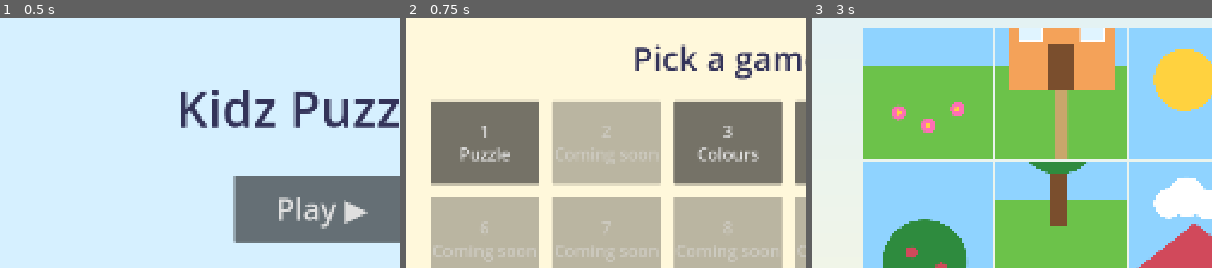
Above: before the commit, frames 1-3 (left to right).
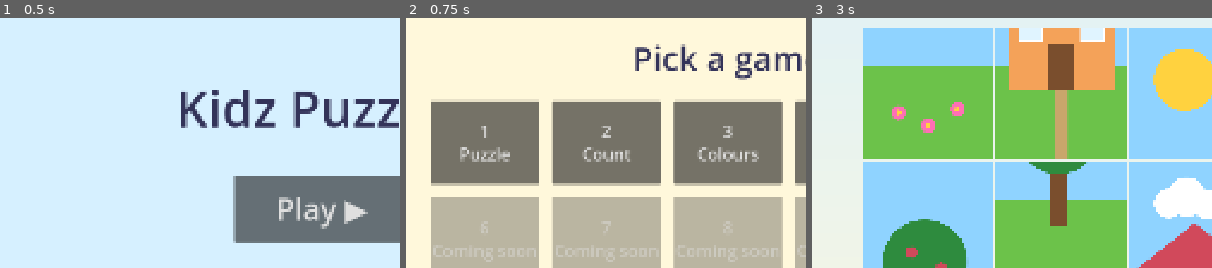
Above: after the commit, the same moments.

Repository: Joshua5689/kidzpuzzleapp
Game: Godot game, scene res://Scenes/UI/MainMenu.tscn
Two runs of this game, one before a commit and one after it. Both use one fixed random seed, a clock stepped at 60 frames per second and the inputs below.
Inputs:
- Up to frame 1 (0.5 s): no input
- Up to frame 2 (0.75 s): click "Play ▶" at 0.5 s
- Up to frame 3 (3 s): click "◀" at 1.25 s; click "Play ▶" at 2 s; click "1 Puzzle" at 2.75 s
The pictures show only the part of the screen within x 10-60%, y 22-72%; the shares and areas given below are measured in that part.

Frame 1 is identical in both runs. In frame 2, 8.9% of the frame differs, in the area x 36-64%, y 33-68%; in frame 3, nothing differs.

Commit message:
Add CountSelect mechanic and Level 2 counting
- CountSelect: rounds of N items, pick the matching number from random
  choices; tap items to count them; wrong answers grey out
- Correct answer stays highlighted green
- MechanicLevel: show_feedback() with green success / orange try-again colours

Co-Authored-By: Claude Opus 5.5 <noreply@anthropic.com>

Diff:
--- /dev/null
+++ b/Assets/Images/Counting/PlaceholderStar.svg
@@ -0,0 +1,4 @@
+<svg xmlns="http://www.w3.org/2000/svg" width="256" height="256" viewBox="0 0 256 256">
+  <polygon points="128,14 161,94 247,99 180,154 202,238 128,192 54,238 76,154 9,99 95,94"
+           fill="#ffd23f" stroke="#e8a317" stroke-width="10" stroke-linejoin="round"/>
+</svg>
--- /dev/null
+++ b/Scenes/Levels/Level02_CountNumbers.tscn
@@ -0,0 +1,10 @@
+[gd_scene format=3]
+
+[ext_resource type="PackedScene" path="res://Scenes/Mechanics/CountSelect/CountSelectLevel.tscn" id="1_base"]
+[ext_resource type="Texture2D" path="res://Assets/Images/Counting/PlaceholderStar.svg" id="2_item"]
+
+[node name="Level02_CountNumbers" instance=ExtResource("1_base")]
+level_number = 2
+prompt_text = "How many stars?"
+item_texture = ExtResource("2_item")
+rounds = Array[int]([3, 5, 2, 4])
--- /dev/null
+++ b/Scenes/Mechanics/CountSelect/CountSelectLevel.gd
@@ -0,0 +1,148 @@
+extends MechanicLevel
+## CountSelect mechanic: each round shows N copies of `item_texture` and the
+## child taps the matching number. Tapping an item numbers it (1, 2, 3...) so
+## they can count by touch. Wrong answers grey out, so every round is winnable.
+
+@export var item_texture: Texture2D
+## How many items to show in each round, in order.
+@export var rounds: Array[int] = [3, 5, 2]
+## Answer buttons per round, including the correct one.
+@export_range(2, 5) var answer_choices: int = 3
+## Wrong answers are picked from 1..max_number.
+@export_range(2, 20) var max_number: int = 10
+@export var item_size: float = 150.0
+@export var tap_items_to_count: bool = true
+## Shown after each correct round except the last; %d is the answer.
+@export var round_correct_text: String = "Yes, %d!"
+## Pause before the next round starts.
+@export var round_delay: float = 0.9
+@export var tap_sound: AudioStream
+
+@onready var items_container: Container = $Layout/ItemsContainer
+@onready var answers_container: Container = $Layout/AnswersContainer
+@onready var round_label: Label = $RoundLabel
+
+var _round := 0
+var _tap_count := 0
+
+
+func _ready() -> void:
+	super()
+	if item_texture == null:
+		push_warning("%s: no item_texture set" % name)
+	if rounds.is_empty():
+		push_warning("%s: no rounds set, level can't be finished" % name)
+		return
+	for count in rounds:
+		if count < 1 or count > max_number:
+			push_warning("%s: round count %d is outside 1..%d" % [name, count, max_number])
+	_start_round(0)
+
+
+func current_answer() -> int:
+	return rounds[_round]
+
+
+func _start_round(index: int) -> void:
+	_round = index
+	_tap_count = 0
+	clear_feedback()
+	round_label.text = "%d / %d" % [index + 1, rounds.size()]
+	_clear(items_container)
+	_clear(answers_container)
+
+	for n in current_answer():
+		var item := TextureButton.new()
+		item.name = "Item%02d" % (n + 1)
+		item.texture_normal = item_texture
+		item.ignore_texture_size = true
+		item.stretch_mode = TextureButton.STRETCH_KEEP_ASPECT_CENTERED
+		item.custom_minimum_size = Vector2(item_size, item_size)
+		item.pressed.connect(_on_item_tapped.bind(item))
+		items_container.add_child(item)
+		item.modulate.a = 0.0
+		create_tween().tween_property(item, "modulate:a", 1.0, 0.25).set_delay(n * 0.08)
+
+	for value in _make_choices(current_answer()):
+		var button := Button.new()
+		button.name = "Answer%d" % value
+		button.text = str(value)
+		button.custom_minimum_size = Vector2(180, 160)
+		button.add_theme_font_size_override("font_size", 80)
+		button.pressed.connect(_on_answer_pressed.bind(value, button))
+		answers_container.add_child(button)
+
+
+## The correct answer plus distinct random wrong ones, sorted ascending.
+func _make_choices(correct: int) -> Array[int]:
+	var pool: Array[int] = []
+	for n in range(1, max_number + 1):
+		if n != correct:
+			pool.append(n)
+	pool.shuffle()
+	var choices: Array[int] = [correct]
+	choices.append_array(pool.slice(0, answer_choices - 1))
+	choices.sort()
+	return choices
+
+
+func _on_item_tapped(item: TextureButton) -> void:
+	if not tap_items_to_count or is_finished or item.has_meta("counted"):
+		return
+	_tap_count += 1
+	item.set_meta("counted", true)
+	item.self_modulate = Color(1, 1, 1, 0.45)
+	var label := Label.new()
+	label.text = str(_tap_count)
+	label.set_anchors_and_offsets_preset(Control.PRESET_FULL_RECT)
+	label.horizontal_alignment = HORIZONTAL_ALIGNMENT_CENTER
+	label.vertical_alignment = VERTICAL_ALIGNMENT_CENTER
+	label.add_theme_font_size_override("font_size", 72)
+	label.add_theme_color_override("font_color", Color.WHITE)
+	label.add_theme_color_override("font_outline_color", Color(0.2, 0.2, 0.35))
+	label.add_theme_constant_override("outline_size", 14)
+	item.add_child(label)
+	bounce(item)
+	play_sound(tap_sound)
+
+
+func _on_answer_pressed(value: int, button: Button) -> void:
+	if is_finished:
+		return
+	if value != current_answer():
+		button.disabled = true
+		shake(button)
+		show_try_again()
+		return
+
+	for child in answers_container.get_children():
+		if child != button:
+			child.disabled = true
+	_mark_correct(button)
+	if _round == rounds.size() - 1:
+		finish_level()
+		return
+	show_feedback(round_correct_text % value if "%d" in round_correct_text else round_correct_text)
+	play_sound(correct_sound)
+	# A tween (not a timer) so the callback dies with the scene if Back is pressed.
+	var tween := create_tween()
+	tween.tween_interval(round_delay)
+	tween.tween_callback(_start_round.bind(_round + 1))
+
+
+## Keeps the right answer lit up in green so the child sees what they got.
+func _mark_correct(button: Button) -> void:
+	var style := StyleBoxFlat.new()
+	style.bg_color = SUCCESS_COLOR
+	style.set_corner_radius_all(12)
+	for state in ["normal", "hover", "pressed", "disabled"]:
+		button.add_theme_stylebox_override(state, style)
+	button.add_theme_color_override("font_color", Color.WHITE)
+	button.mouse_filter = Control.MOUSE_FILTER_IGNORE
+	bounce(button)
+
+
+func _clear(container: Node) -> void:
+	for child in container.get_children():
+		container.remove_child(child)
+		child.queue_free()
--- /dev/null
+++ b/Scenes/Mechanics/CountSelect/CountSelectLevel.tscn
@@ -0,0 +1,107 @@
+[gd_scene format=3]
+
+[ext_resource type="Script" path="res://Scenes/Mechanics/CountSelect/CountSelectLevel.gd" id="1_script"]
+
+[sub_resource type="Gradient" id="Gradient_bg"]
+colors = PackedColorArray(0.84, 0.94, 1, 1, 1, 0.97, 0.86, 1)
+
+[sub_resource type="GradientTexture2D" id="GradientTexture2D_bg"]
+gradient = SubResource("Gradient_bg")
+fill_to = Vector2(0, 1)
+
+[node name="CountSelectLevel" type="Control"]
+layout_mode = 3
+anchors_preset = 15
+anchor_right = 1.0
+anchor_bottom = 1.0
+grow_horizontal = 2
+grow_vertical = 2
+script = ExtResource("1_script")
+
+[node name="Background" type="TextureRect" parent="."]
+layout_mode = 1
+anchors_preset = 15
+anchor_right = 1.0
+anchor_bottom = 1.0
+grow_horizontal = 2
+grow_vertical = 2
+mouse_filter = 2
+texture = SubResource("GradientTexture2D_bg")
+expand_mode = 1
+stretch_mode = 6
+
+[node name="Layout" type="VBoxContainer" parent="."]
+layout_mode = 1
+anchors_preset = 15
+anchor_right = 1.0
+anchor_bottom = 1.0
+offset_left = 160.0
+offset_top = 32.0
+offset_right = -160.0
+offset_bottom = -32.0
+grow_horizontal = 2
+grow_vertical = 2
+theme_override_constants/separation = 40
+alignment = 1
+
+[node name="PromptLabel" type="Label" parent="Layout"]
+layout_mode = 2
+theme_override_colors/font_color = Color(0.2, 0.2, 0.35, 1)
+theme_override_font_sizes/font_size = 72
+text = "How many can you count?"
+horizontal_alignment = 1
+autowrap_mode = 3
+
+[node name="ItemsContainer" type="HFlowContainer" parent="Layout"]
+custom_minimum_size = Vector2(0, 340)
+layout_mode = 2
+theme_override_constants/h_separation = 32
+theme_override_constants/v_separation = 32
+alignment = 1
+
+[node name="AnswersContainer" type="HBoxContainer" parent="Layout"]
+layout_mode = 2
+theme_override_constants/separation = 48
+alignment = 1
+
+[node name="FeedbackLabel" type="Label" parent="Layout"]
+custom_minimum_size = Vector2(0, 90)
+layout_mode = 2
+theme_override_colors/font_color = Color(0.15, 0.55, 0.25, 1)
+theme_override_font_sizes/font_size = 64
+horizontal_alignment = 1
+
+[node name="NextButton" type="Button" parent="Layout"]
+visible = false
+custom_minimum_size = Vector2(320, 120)
+layout_mode = 2
+size_flags_horizontal = 4
+theme_override_font_sizes/font_size = 56
+text = "Next ▶"
+
+[node name="BackButton" type="Button" parent="."]
+custom_minimum_size = Vector2(120, 120)
+layout_mode = 0
+offset_left = 24.0
+offset_top = 24.0
+offset_right = 144.0
+offset_bottom = 144.0
+theme_override_font_sizes/font_size = 56
+text = "◀"
+
+[node name="RoundLabel" type="Label" parent="."]
+layout_mode = 1
+anchors_preset = 1
+anchor_left = 1.0
+anchor_right = 1.0
+offset_left = -224.0
+offset_top = 40.0
+offset_right = -32.0
+offset_bottom = 120.0
+grow_horizontal = 0
+theme_override_colors/font_color = Color(0.2, 0.2, 0.35, 0.6)
+theme_override_font_sizes/font_size = 48
+text = "1 / 3"
+horizontal_alignment = 2
+
+[node name="SfxPlayer" type="AudioStreamPlayer" parent="."]
--- a/Scripts/MechanicLevel.gd
+++ b/Scripts/MechanicLevel.gd
@@ -6,6 +6,9 @@
 ## Mechanic scenes must contain these nodes:
 ##   Layout/PromptLabel, Layout/FeedbackLabel, Layout/NextButton,
 ##   BackButton, SfxPlayer
+
+const SUCCESS_COLOR := Color(0.15, 0.55, 0.25)
+const TRY_AGAIN_COLOR := Color(0.85, 0.4, 0.1)
 
 @export var level_number: int = 0
 ## Leave empty to keep the text already on PromptLabel in the mechanic scene.
@@ -39,7 +42,7 @@
 	if is_finished:
 		return
 	is_finished = true
-	feedback_label.text = success_text
+	show_feedback(success_text)
 	play_sound(success_sound if success_sound else correct_sound)
 	next_button.visible = true
 	if level_number > 0:
@@ -47,8 +50,13 @@
 
 
 func show_try_again() -> void:
-	feedback_label.text = try_again_text
+	show_feedback(try_again_text, TRY_AGAIN_COLOR)
 	play_sound(wrong_sound)
+
+
+func show_feedback(text: String, color: Color = SUCCESS_COLOR) -> void:
+	feedback_label.text = text
+	feedback_label.add_theme_color_override("font_color", color)
 
 
 func clear_feedback() -> void:
Not shown, added: Assets/Images/Counting/PlaceholderStar.svg.import
Not shown, added: Scenes/Mechanics/CountSelect/CountSelectLevel.gd.uid
